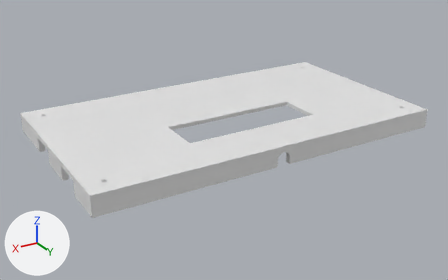
What one commit did to the Blender file 3D printed parts/enclosure.blend.
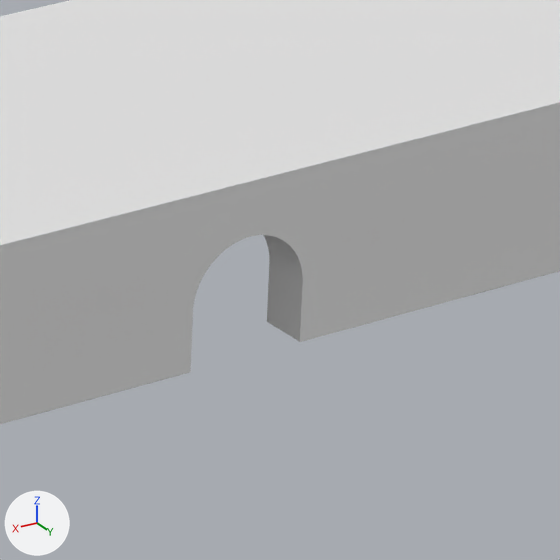
Each version is shown whole from a 50 mm camera at (214.3, 269.1, 82.8) aimed at (80.0, 45.2, -29.1), then close up on the part from 57% to 71% of the width and 45% to 67% of the height. Arrows for +X, +Y and +Z are at lower left; the lights stay in place. The older version's two pictures come first. The same objects are shown in both versions, whatever each file hides.

The older version as bpy lines, for what is in view:
```python
me_cube_001 = bpy.data.meshes.new('Cube.001')
me_cube_001.from_pydata(...)  # 1641 vertices, 1125 faces; spans x 0.0..161.0, y -91.0..0.0, z -2.0..7.0
me_cube_003 = bpy.data.meshes.new('Cube.003')
me_cube_003.from_pydata(...)  # 140 vertices, 75 faces; spans x -3.0..3.0, y -2.0..8.0, z -3.0..3.0
ob_front = bpy.data.objects.new('Front', me_cube_001)
ob_front.location = (-3.0, 88.0, -18.51)
ob_front.scale = (1.0, 1.0, -1.0)
_m = ob_front.modifiers.new('Boolean.004', 'BOOLEAN')
_m.object = ob_r37__ldr__w_tol_top_hole
_m.solver = 'FLOAT'
_m = ob_front.modifiers.new('Boolean', 'BOOLEAN')
_m.object = ob_led_volume_w_tol
_m = ob_front.modifiers.new('Boolean.001', 'BOOLEAN')
_m.object = ob_j1_w_tol
_m.solver = 'FLOAT'
_m = ob_front.modifiers.new('Boolean.002', 'BOOLEAN')
_m.object = ob_j2_w_tol
_m.solver = 'FLOAT'
_m = ob_front.modifiers.new('Boolean.003', 'BOOLEAN')
_m.object = ob_j3_w_tol
_m.solver = 'FLOAT'
ob_r37__ldr__w_tol_top_hole = bpy.data.objects.new('r37 (LDR) w tol top hole', me_cube_003)
ob_r37__ldr__w_tol_top_hole.location = (77.72, 84.71, -22.21)
ob_r37__ldr__w_tol_top_hole.hide_set(True)
```
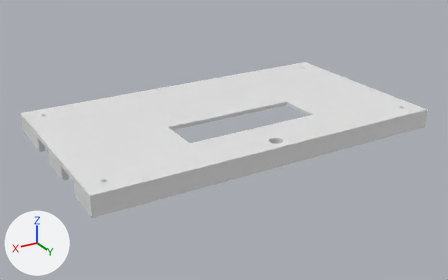
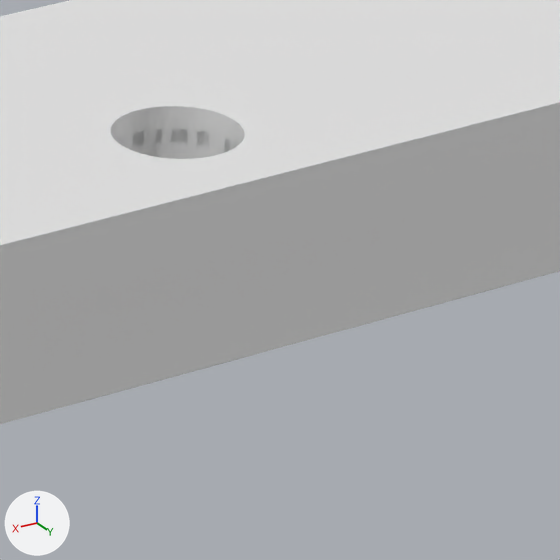
Commit message: Added frontal hole for LDR

ob_r37__ldr__w_tol_top_hole is not drawn itself; it is used by a modifier of ob_front.

Boxes (x1, y1, x2, y2) around the edits, measured in the close-ups (560 x 560 px):
'Front', reshaped, modifiers changed: (0, 0, 560, 424) in both
part 1 of me_cube_001, cut back: before (0, 0, 560, 211)

Edits to the bpy script that builds the scene:
```text
Change me_cube_001:
    used by ob_front; location = (-3.0, 88.0, -18.51); scale = (1.0, 1.0, -1.0)
    remove me_cube_001.from_pydata(...)  # 1641 vertices, 1125 faces; spans x 0.0..161.0, y -91.0..0.0, z -2.0..7.0
    add me_cube_001.from_pydata(...)  # 2600 vertices, 1839 faces; spans x 0.0..161.0, y -91.0..0.0, z -2.0..7.0
    me_cube_001 part 1: 6 vertices moved within x 9.0, y -83.0..-8.0, z -2.0; 959 vertices added at x 76.0..84.0, y -10.0..-2.0, z -2.0..7.0
Change ob_front:
    remove _m = ob_front.modifiers.new('Boolean.004', 'BOOLEAN')
    remove _m.object = ob_r37__ldr__w_tol_top_hole
    remove _m.solver = 'FLOAT'
    remove _m = ob_front.modifiers.new('Boolean', 'BOOLEAN')
    remove _m.object = ob_led_volume_w_tol
    add _m = ob_front.modifiers.new('Boolean.005', 'BOOLEAN')
    add _m = ob_front.modifiers.new('Boolean', 'BOOLEAN')
    add _m.object = ob_led_volume_w_tol
Remove ob_r37__ldr__w_tol_top_hole:
    ob_r37__ldr__w_tol_top_hole = bpy.data.objects.new('r37 (LDR) w tol top hole', me_cube_003)
    ob_r37__ldr__w_tol_top_hole.location = (77.72, 84.71, -22.21)
    ob_r37__ldr__w_tol_top_hole.hide_set(True)
```
